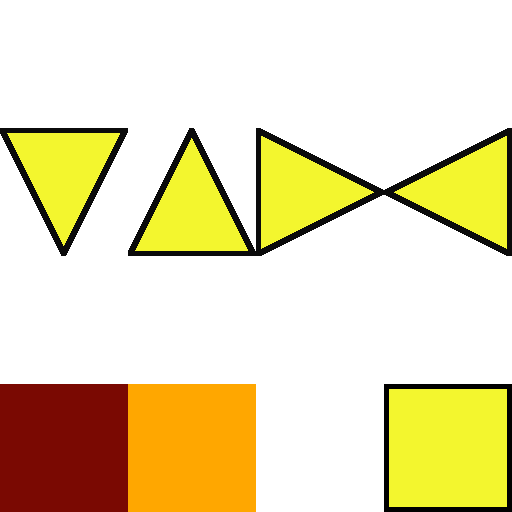
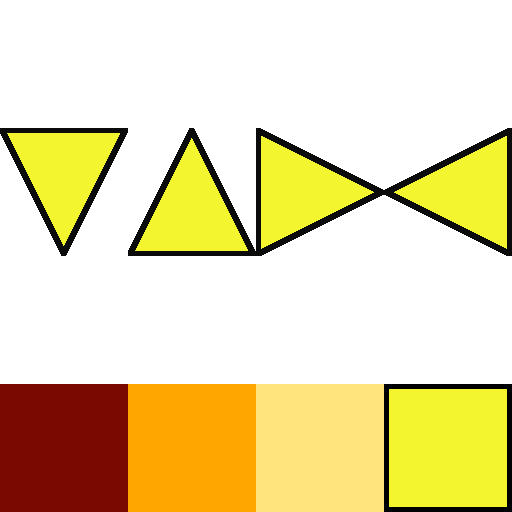
Before/after of a 512px x 512px layered artwork. What changed in the layer stack:
painted on "Background" over [256, 384, 384, 512]
